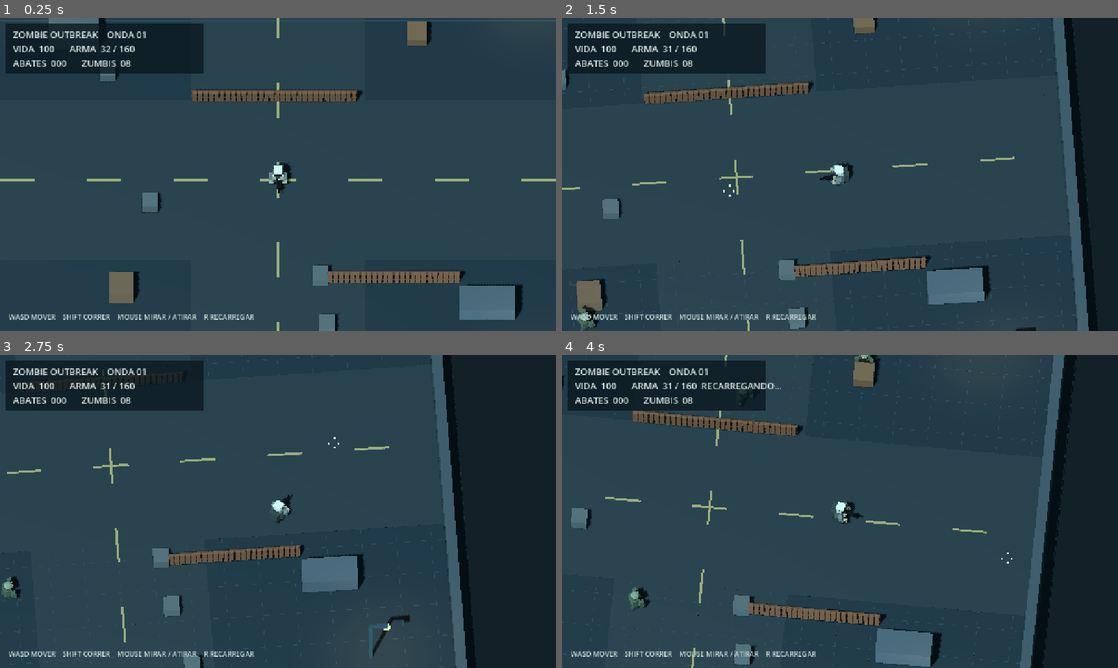
Above: before the commit, frames 1-4 (two rows, left to right).
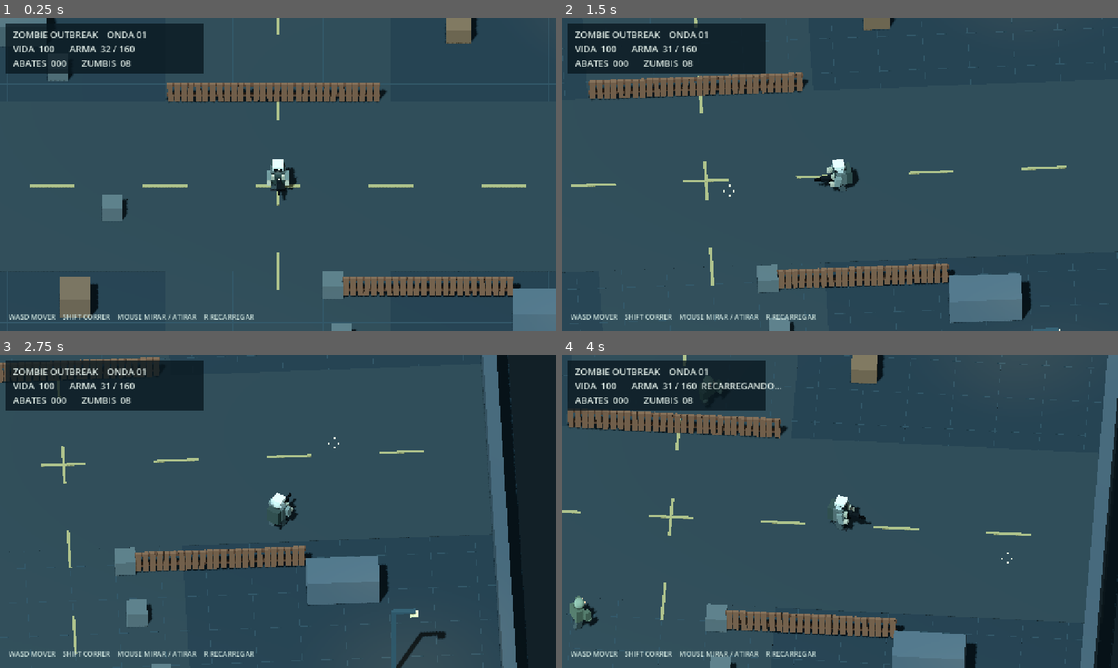
Above: after the commit, the same moments.

Repository: lulualcides-sys/Zumbi
Game: Godot game, scene res://scenes/Main.tscn
The game is run twice, just before and just after one commit, with the same random seed, the same clock (stepped at 60 frames per second) and the same inputs.
Inputs (mouse positions are in pixels of both pictures, inside the frame that each line leads up to):
- Up to frame 1 (0.25 s): no input
- Up to frame 2 (1.5 s): tap Enter at 0.5 s; move the mouse to (962, 158) at 0.52 s; hold D 0.53-1.28 s; hold Shift 0.53-1.28 s; click (962, 158) at 0.67 s; move the mouse to (728, 190) at 1.27 s; hold S from 1.28 s (still down); tap Shift at 1.35 s
- Up to frame 3 (2.75 s): move the mouse to (333, 442) at 2.02 s; release S at 2.03 s; hold D from 2.03 s (still down); hold Enter from 2.03 s (still down); tap Shift at 2.3 s
- Up to frame 4 (4 s): move the mouse to (812, 574) at 2.77 s; release D at 2.78 s; release Enter at 2.78 s; hold W 2.78-3.53 s; tap R at 2.85 s; click (812, 574) at 2.92 s; tap Shift at 3.05 s; move the mouse to (1006, 558) at 3.52 s; hold A from 3.53 s (still down); hold Shift from 3.53 s (still down)

The runs differ from the first frame. In frame 1, 11% of the frame differs, in the area x 0-100%, y 0-100%; in frame 2, 18%; in frame 3, 17%; in frame 4, 20%.

Commit message:
feat(visual): use textured animated Quaternius survivor and zombies plus real props and close 3/4 camera

Diff:
--- a/scripts/Main.gd
+++ b/scripts/Main.gd
@@ -3,6 +3,7 @@
 ## Modelos e decoracoes sao primitivos originais; nenhum download externo em runtime.
 
 const Models = preload("res://scripts/ActorFactory.gd")
+const Artwork = preload("res://scripts/VisualAssets.gd")
 const WALK_SPEED := 5.2
 const RUN_SPEED := 8.0
 const FIRE_INTERVAL := 0.12
@@ -10,7 +11,7 @@
 const MAG_SIZE := 32
 const MAX_ENEMIES := 26
 const WORLD_LIMIT := 17.0
-const CAMERA_OFFSET := Vector3(0.0, 20.5, 9.0)
+const CAMERA_OFFSET := Vector3(0.0, 15.5, 13.4)
 
 var rng := RandomNumberGenerator.new()
 var player: CharacterBody3D
@@ -19,6 +20,7 @@
 var footer: Label
 var reticle: Control
 var player_rig: Dictionary = {}
+var player_art: Dictionary = {}
 var zombie_state: Dictionary = {}
 var zombies: Array[CharacterBody3D] = []
 var destructibles: Dictionary = {}
@@ -58,13 +60,13 @@
     env.background_color = Color("#122027")
     env.ambient_light_source = Environment.AMBIENT_SOURCE_COLOR
     env.ambient_light_color = Color("#7c95a0")
-    env.ambient_light_energy = 0.42
+    env.ambient_light_energy = 0.60
     world.environment = env
     add_child(world)
     var moon := DirectionalLight3D.new()
     moon.rotation_degrees = Vector3(-57, -31, 0)
     moon.light_color = Color("#a6c5d6")
-    moon.light_energy = 1.1
+    moon.light_energy = 1.35
     moon.shadow_enabled = true
     add_child(moon)
 
@@ -147,6 +149,13 @@
     _street_lamp(Vector3(-15, 0, -13))
     _street_lamp(Vector3(14, 0, 13))
     _street_lamp(Vector3(14, 0, -12))
+    # Props CC0 com geometria, UVs, materiais e silhuetas reais. Fallback
+    # permanece jogavel quando o pacote visual ainda nao foi instalado.
+    Artwork.add_prop(self, "container_green.gltf", Vector3(-12, 0.02, -13), 0.77, 0.22)
+    Artwork.add_prop(self, "pallet.gltf", Vector3(-8.5, 0.02, -8.0), 1.0, 0.45)
+    Artwork.add_prop(self, "barrel.gltf", Vector3(9.7, 0.02, -6.8), 1.0)
+    Artwork.add_prop(self, "barrel.gltf", Vector3(10.6, 0.02, -7.1), 1.0)
+    Artwork.add_prop(self, "traffic_barrier.gltf", Vector3(-8.8, 0.02, 11), 1.15, -0.32)
 
 func _create_player() -> void:
     player = CharacterBody3D.new()
@@ -154,12 +163,13 @@
     player.position = Vector3(0, 0.88, 0)
     add_child(player)
     player_rig = Models.survivor(player)
+    player_art = Artwork.attach_character(player, player_rig, "survivor")
 
 func _create_camera() -> void:
     camera = Camera3D.new()
     camera.name = "ThreeQuarterCamera"
     camera.projection = Camera3D.PROJECTION_ORTHOGONAL
-    camera.size = 18.0
+    camera.size = 13.9
     camera.near = 0.1
     camera.far = 110.0
     camera.current = true
@@ -286,6 +296,7 @@
     right_leg.rotation.x = lerpf(right_leg.rotation.x, -sway, minf(1, delta * 11))
     left_arm.rotation.x = lerpf(left_arm.rotation.x, -0.23 - recoil, minf(1, delta * 12))
     right_arm.rotation.x = lerpf(right_arm.rotation.x, -0.23 - recoil, minf(1, delta * 12))
+    Artwork.animate(player_art, "walk" if moving else "idle", moving and Input.is_key_pressed(KEY_SHIFT))
 
 func _fire() -> void:
     if fire_cooldown > 0 or reload_timer > 0:
@@ -428,8 +439,9 @@
     add_child(zombie)
     var variant := rng.randi_range(0, 2)
     var rig: Dictionary = Models.zombie(zombie, variant)
+    var art := Artwork.attach_character(zombie, rig, "zombie", variant)
     zombies.append(zombie)
-    zombie_state[zombie] = {"health": 2 + mini(wave / 3, 3), "speed": rng.randf_range(1.8, 2.55) + float(wave) * 0.08, "rig": rig, "phase": rng.randf_range(0, TAU), "stagger": 0.0}
+    zombie_state[zombie] = {"health": 2 + mini(wave / 3, 3), "speed": rng.randf_range(1.8, 2.55) + float(wave) * 0.08, "rig": rig, "phase": rng.randf_range(0, TAU), "stagger": 0.0, "art": art}
 
 func _move_zombies(delta: float) -> void:
     for zombie in zombies:
@@ -462,6 +474,7 @@
         var right_leg: Node3D = rig["right_leg"]
         left_leg.rotation.x = stride
         right_leg.rotation.x = -stride
+        Artwork.animate(state.get("art", {}), "walk")
         if zombie.global_position.distance_to(player.global_position) < 1.1 and damage_cooldown <= 0:
             hp = maxi(0, hp - 12)
             damage_cooldown = 0.85
